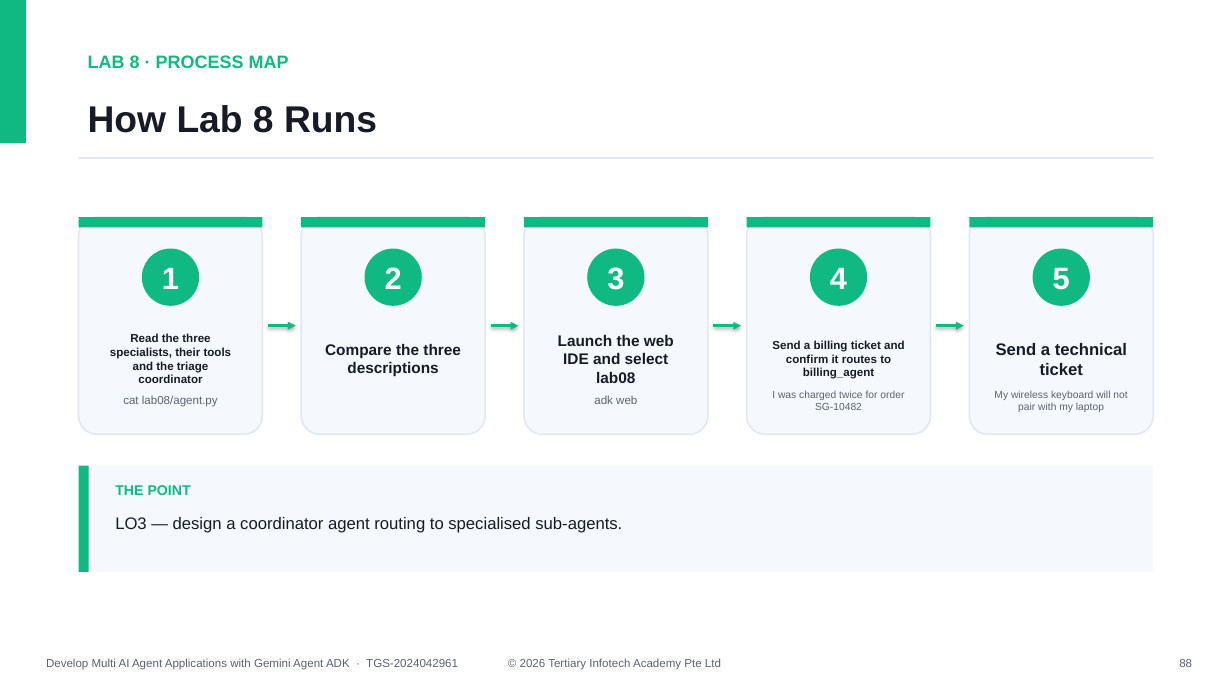
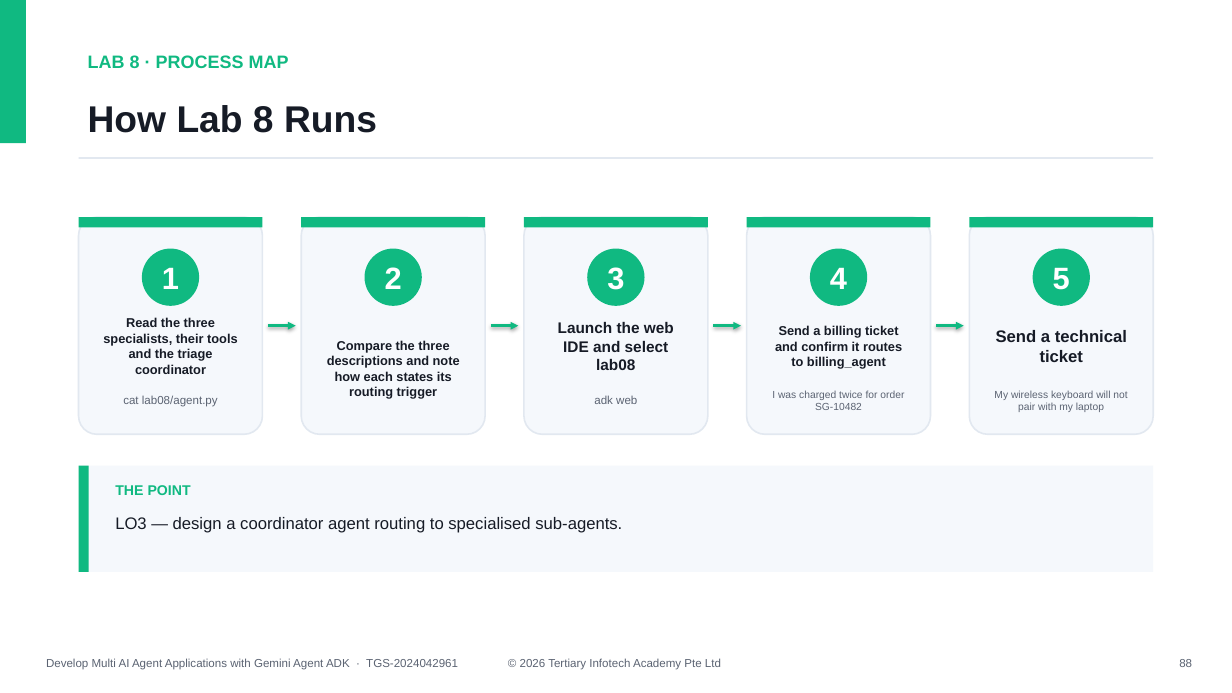
Before and after one commit to tertiarycourses/TGS-2024042961-Develop-Multi-AI-Agent-Applications-with-Gemini-Agent-ADK, a slide deck: slide 88 of courseware/Develop Multi AI Agent Applications with Gemini Agent ADK-v1.4.pptx. Drawn at 1232x693 pixels with LibreOffice and Linux fonts; fonts in the diff are those of the drawing. Boxes give left, top, right and bottom in pixels: in the first picture for what was removed or moved away, otherwise in the second. Text is boxed around its words. In the diff, an @@ line names an element or a change of style, - is before the commit and + after.

```diff
--- a/courseware/Develop Multi AI Agent Applications with Gemini Agent ADK-v1.4.pptx
+++ b/courseware/Develop Multi AI Agent Applications with Gemini Agent ADK-v1.4.pptx
@@ text "Read the three specialists, their ..." at <box>103,317,238,374</box>: size 9 to 10 pt @@
@@ text "Launch the web IDE and ...": place and size @@
-text "Launch the web IDE and ..." at <box>558,335,674,383</box>
+text "Launch the web IDE and ..." at <box>558,322,674,370</box>
@@ text "Send a billing ticket and ..." at <box>775,325,902,369</box>: size 9 to 10 pt @@
@@ text "Send a technical ticket": place and size @@
-text "Send a technical ticket" at <box>996,343,1127,375</box>
+text "Send a technical ticket" at <box>996,330,1127,362</box>
@@ text at <box>327,340,460,399</box>: text changed; size 12 to 10 pt @@
-Compare the three descriptions
+Compare the three descriptions and note how each states its routing trigger
```
Also in this commit, not shown: 21 other slides changed, 7 other files.
